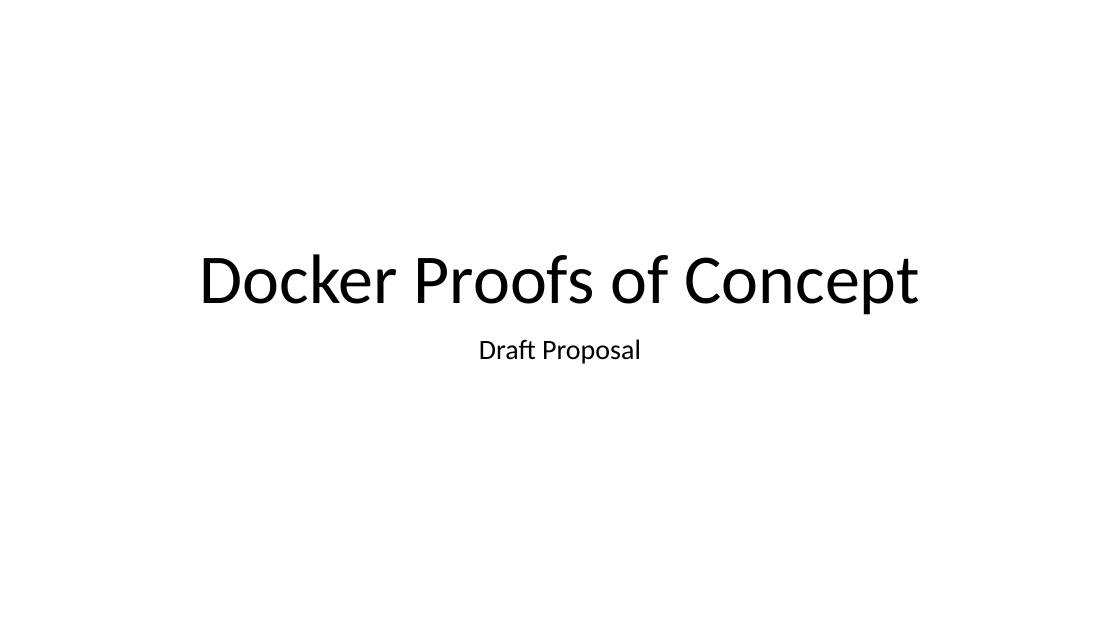
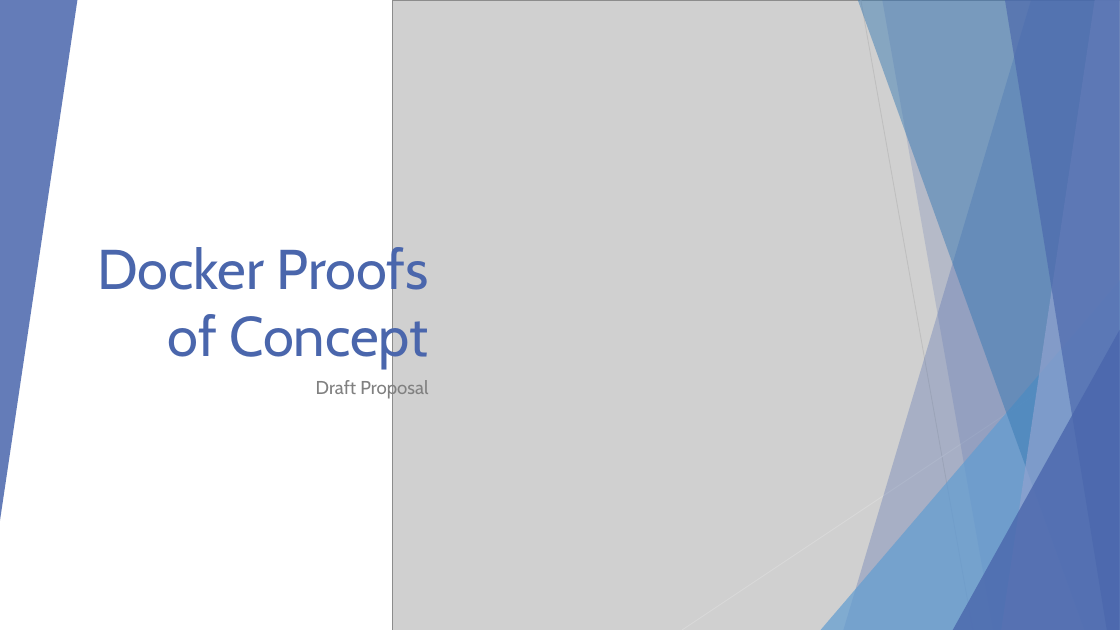
Before and after one commit to EnterpriseProductsLP/docker-straw-man, a slide deck: slide 1 of Docker Proofs of Concept.pptx. Drawn at 1120x630 pixels with LibreOffice and Linux fonts; fonts in the diff are those of the drawing; grey boxes stand for pictures. Boxes give left, top, right and bottom in pixels: in the first picture for what was removed or moved away, otherwise in the second. Text is boxed around its words. In the diff, an @@ line names an element or a change of style, - is before the commit and + after.

Commit message:
Finished styling and animating.

```diff
--- a/Docker Proofs of Concept.pptx
+++ b/Docker Proofs of Concept.pptx
@@ group added at bbox=[0, 0, 1120, 630]: 5 freeform shapes, 3 triangles @@
@@ picture added at bbox=[392, 0, 1120, 630] @@
@@ freeform shape added at bbox=[844, 0, 1120, 630], fill #4A66AC at 30% opacity @@
@@ freeform shape added at bbox=[858, 0, 1120, 630], fill #3477B2 at 47% opacity @@
@@ line added from (861, 0) to (973, 630), #BFBFBF 0.75 pt @@
@@ freeform shape added at bbox=[882, 0, 1120, 630], fill #4A66AC at 20% opacity @@
@@ freeform shape added at bbox=[1002, 0, 1120, 630], fill #90A2CF at 70% opacity @@
@@ freeform shape added at bbox=[1005, 0, 1120, 630], fill #4A66AC at 65% opacity @@
@@ title "Docker Proofs of Concept": place and size @@
-title "Docker Proofs of Concept" at bbox=[200, 254, 920, 315]
+title "Docker Proofs of Concept" at bbox=[97, 241, 429, 368]
@@ title "Docker Proofs of Concept" at bbox=[97, 241, 429, 368]: size 60 to 48 pt, font Calibri to Cabin, text colour #000000 to #4A66AC; alignment centre to right; line spacing 0.9 to 1 @@
@@ triangle added at bbox=[821, 280, 1120, 630], fill #629DD1 at 72% opacity @@
@@ line added from (1120, 339) to (682, 630), #D9D9D9 0.75 pt @@
@@ triangle added at bbox=[953, 330, 1120, 630], fill #4A66AC at 80% opacity @@
@@ subtitle "Draft Proposal": place and size @@
-subtitle "Draft Proposal" at bbox=[479, 339, 641, 364]
+subtitle "Draft Proposal" at bbox=[316, 379, 428, 400]
@@ subtitle "Draft Proposal" at bbox=[316, 379, 428, 400]: size 24 to 16 pt, font Calibri to Cabin, text colour #000000 to #808080; alignment centre to right; line spacing 0.9 to 1 @@
```
Also in this commit, not shown: 16 other slides changed, 1 slide removed.
